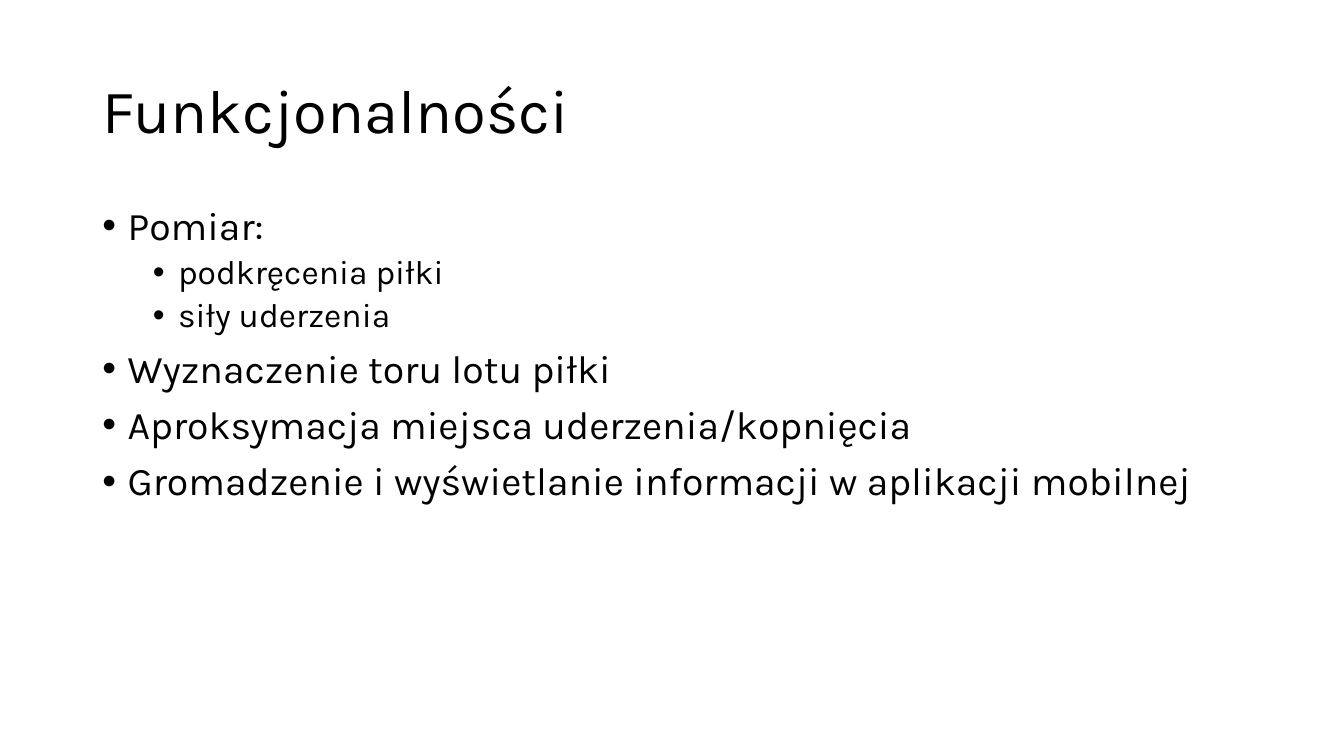
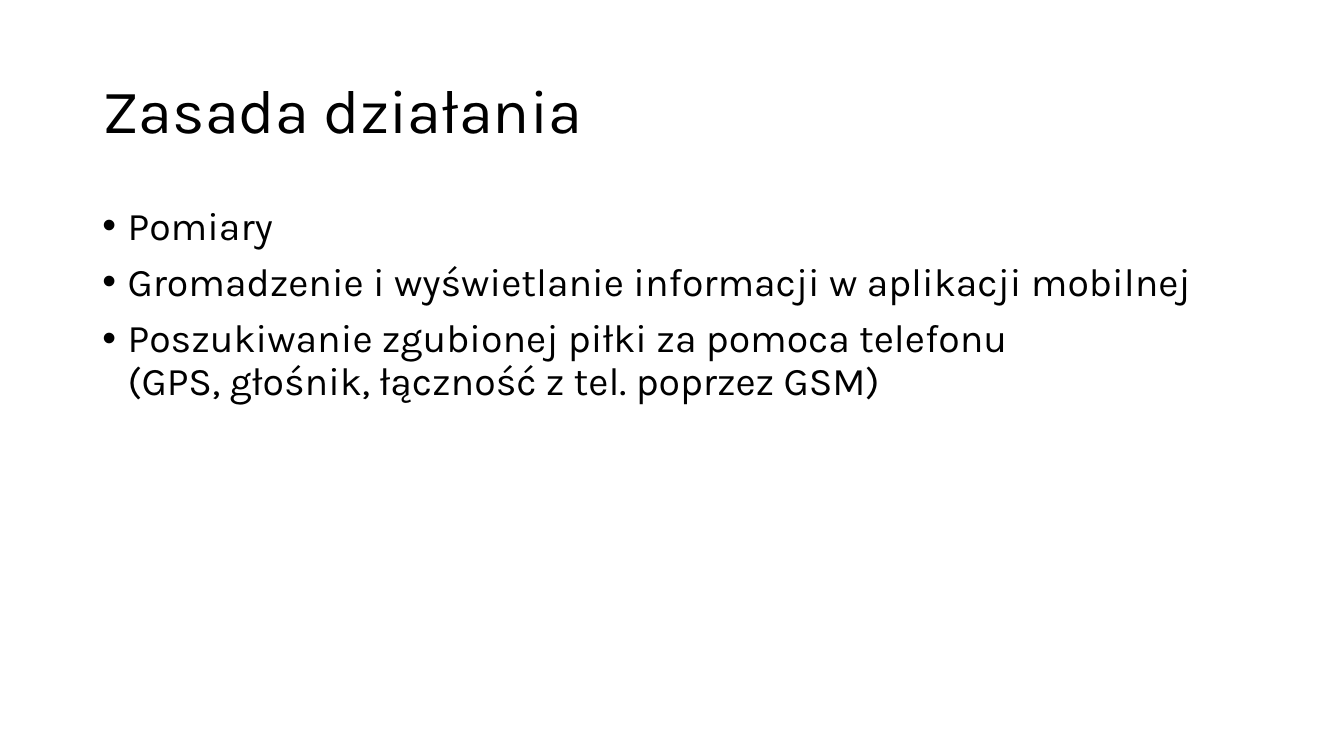
Before and after one commit to Szymek200/Smart-ball, a slide deck: slide 4 of Prezentacja/Smart-piłka_prez.pptx. Drawn at 1344x756 pixels with LibreOffice and Linux fonts; fonts in the diff are those of the drawing. Boxes give left, top, right and bottom in pixels: in the first picture for what was removed or moved away, otherwise in the second. Text is boxed around its words. In the diff, an @@ line names an element or a change of style, - is before the commit and + after.

```diff
--- a/Prezentacja/Smart-piłka_prez.pptx
+++ b/Prezentacja/Smart-piłka_prez.pptx
@@ title at (102, 90, 582, 134): text changed @@
-Funkcjonalności
+Zasada działania
@@ text at (128, 213, 273, 250): text changed @@
-• Pomiar:
-  • podkręcenia piłki
-  • siły uderzenia
-• Wyznaczenie toru lotu piłki
-• Aproksymacja miejsca uderzenia/kopnięcia
+• Pomiary
@@ text at (128, 325, 1007, 405): paragraph added @@
+• Poszukiwanie zgubionej piłki za pomoca telefonu
+  (GPS, głośnik, łączność z tel. poprzez GSM)
```
Also in this commit, not shown: 4 slides added, 11 slides removed.
